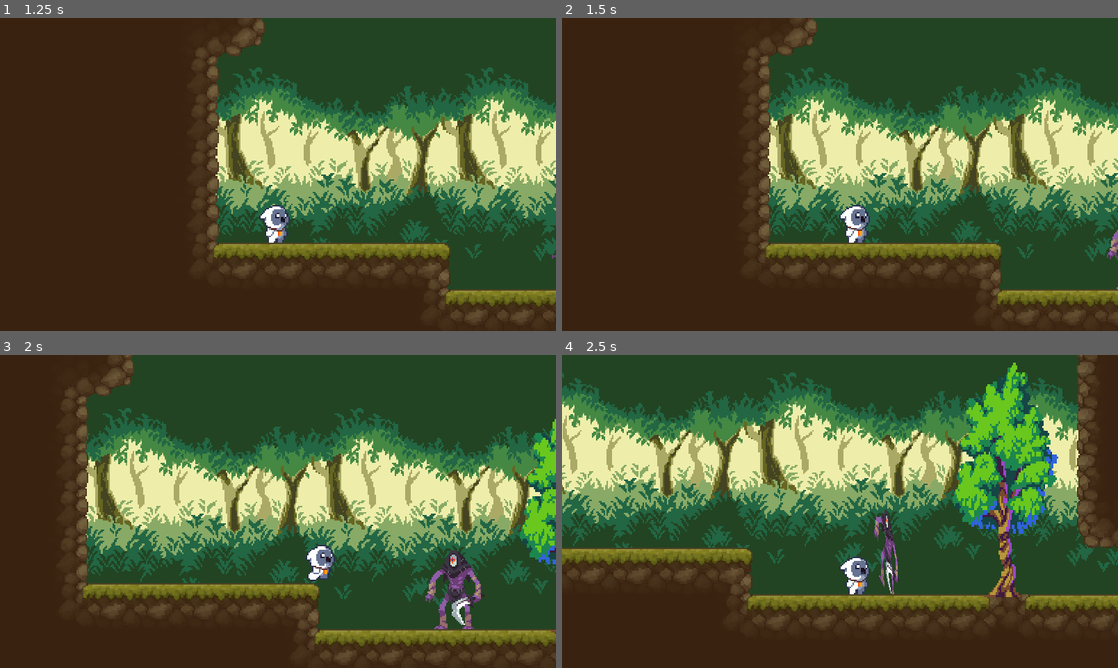
Above: before the commit, frames 1-4 (two rows, left to right).
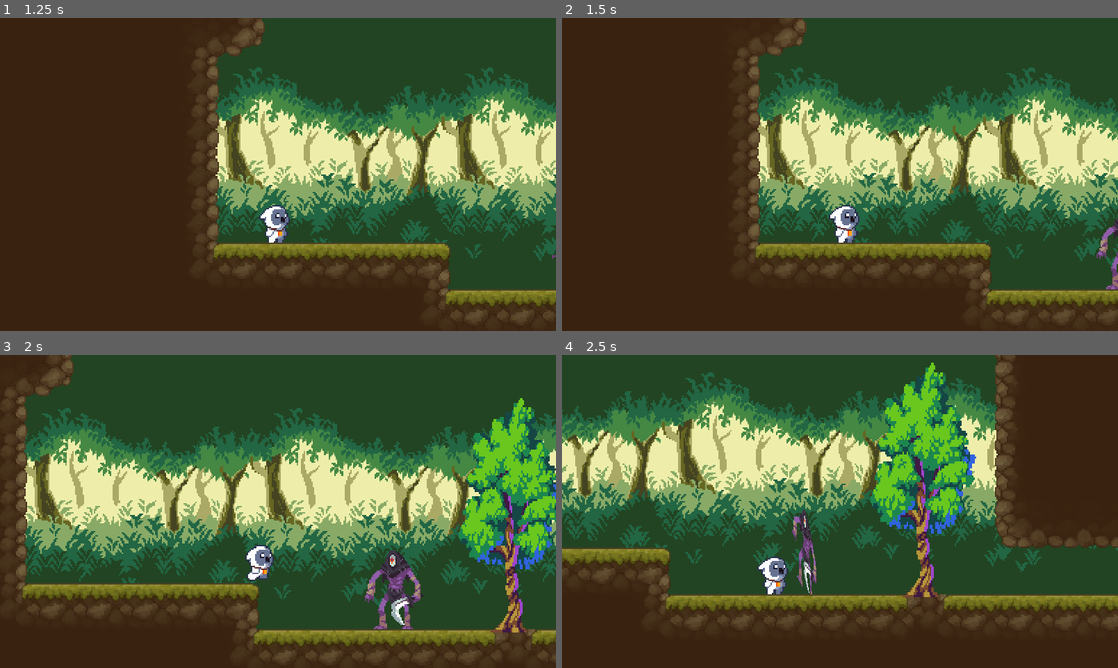
Above: after the commit, the same moments.

Repository: CrisIsla/shiny-godot
Game: Godot game, scene res://scenes/menu.tscn
Two runs of this game, one before a commit and one after it. Both use one fixed random seed, a clock stepped at 60 frames per second and the inputs below.
Inputs:
- Up to frame 1 (1.25 s): click "PLAY" at 0.5 s
- Up to frame 2 (1.5 s): hold D (move_right) from 1.28 s (still down); tap J (attack) at 1.35 s
- Up to frame 3 (2 s): keep holding D (move_right); tap K (jump) at 1.52 s
- Up to frame 4 (2.5 s): keep holding D (move_right); tap Q (spawn_bullet) at 2.1 s; tap K (jump) at 2.27 s

Frame 1 is identical in both runs. In frame 2, 20% of the frame differs, in the area x 31-100%, y 0-98%; in frame 3, 44%; in frame 4, 46%, in the area x 0-100%, y 0-88%.

Commit message:
fix how tweens are used

Diff:
--- a/scenes/Camera2D.gd
+++ b/scenes/Camera2D.gd
@@ -1,22 +1,26 @@
 extends Camera2D
 
 var facing = 0
-const LOOK_AHEAD_FACTOR = 0.07
+const LOOK_AHEAD_FACTOR = 0.05
 
 const SHIFT_TRANS = Tween.TRANS_SINE
 const SHIFT_EASE = Tween.EASE_OUT
 const SHIFT_DURATION = 1.0
 
 @onready var prev_cam_pos = get_target_position()
-@onready var tween = create_tween()
+
+
 
 # Called when the node enters the scene tree for the first time.
 func _ready():
+
+
 	pass # Replace with function body.
 
 
 # Called every frame. 'delta' is the elapsed time since the previous frame.
 func _process(delta):
+
 	_check_facing()
 	prev_cam_pos = get_target_position()
 
@@ -24,9 +28,12 @@
 func _check_facing():
 	var new_facing  = sign(get_target_position().x - prev_cam_pos.x)
 	if new_facing != 0 && facing != new_facing:
+		var tween = get_tree().create_tween()
+		tween.set_trans(SHIFT_TRANS).set_ease(SHIFT_EASE)
 		facing = new_facing
 		var target_offset = get_viewport_rect().size.x * LOOK_AHEAD_FACTOR * facing
-		tween.interpolate_value(position.x, target_offset - position.x, 0, SHIFT_DURATION, SHIFT_TRANS, SHIFT_EASE)
+		tween.tween_property(self, "position", Vector2(target_offset, position.y), SHIFT_DURATION)
+
 
 
 func _on_player_grounded_updated(is_grounded):
